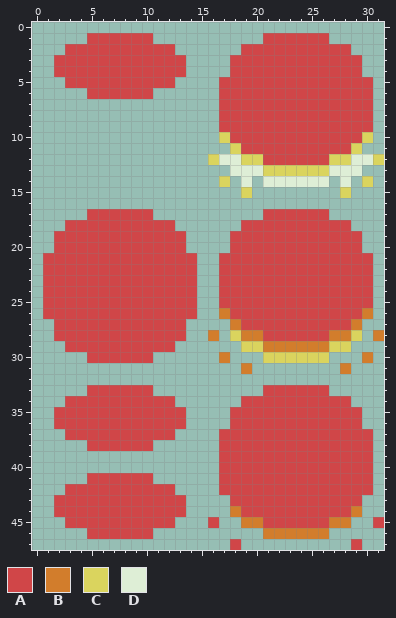
Two versions of one pixel-art sprite, img/chip_red_drop.png. This is how it looked before the edit.
The file is 128x192 pixels, drawn in blocks of 4x4; one block is one cell here.
Palette (. is transparent): A #d04648  B #d27d2c  C #dad45e  D #deeed6
Pixels before, first column x 1:
 1 ....AAAAAA..........AAAAAA.....
 2 ..AAAAAAAAAA......AAAAAAAAAA...
 3 .AAAAAAAAAAAA....AAAAAAAAAAAA..
 4 .AAAAAAAAAAAA....AAAAAAAAAAAA..
 5 ..AAAAAAAAAA....AAAAAAAAAAAAAA.
 6 ....AAAAAA......AAAAAAAAAAAAAA.
 7 ................AAAAAAAAAAAAAA.
 8 ................AAAAAAAAAAAAAA.
 9 ................AAAAAAAAAAAAAA.
10 ................CAAAAAAAAAAAAC.
11 .................CAAAAAAAAAAC..
12 ...............CDDCCAAAAAACCDDC
13 .................DDDCCCCCCDDD..
14 ................C.D.DDDDDD.D.C.
15 ..................C........C...
16 ...............................
17 ....AAAAAA..........AAAAAA.....
18 ..AAAAAAAAAA......AAAAAAAAAA...
19 .AAAAAAAAAAAA....AAAAAAAAAAAA..
20 .AAAAAAAAAAAA....AAAAAAAAAAAA..
21 AAAAAAAAAAAAAA..AAAAAAAAAAAAAA.
22 AAAAAAAAAAAAAA..AAAAAAAAAAAAAA.
23 AAAAAAAAAAAAAA..AAAAAAAAAAAAAA.
24 AAAAAAAAAAAAAA..AAAAAAAAAAAAAA.
25 AAAAAAAAAAAAAA..AAAAAAAAAAAAAA.
26 AAAAAAAAAAAAAA..BAAAAAAAAAAAAB.
27 .AAAAAAAAAAAA....BAAAAAAAAAAB..
28 .AAAAAAAAAAAA..B.CBBAAAAAABBC.B
29 ..AAAAAAAAAA......CCBBBBBBCC...
30 ....AAAAAA......B...CCCCCC...B.
31 ..................B........B...
32 ...............................
33 ....AAAAAA..........AAAAAA.....
34 ..AAAAAAAAAA......AAAAAAAAAA...
35 .AAAAAAAAAAAA....AAAAAAAAAAAA..
36 .AAAAAAAAAAAA....AAAAAAAAAAAA..
37 ..AAAAAAAAAA....AAAAAAAAAAAAAA.
38 ....AAAAAA......AAAAAAAAAAAAAA.
39 ................AAAAAAAAAAAAAA.
40 ................AAAAAAAAAAAAAA.
41 ....AAAAAA......AAAAAAAAAAAAAA.
42 ..AAAAAAAAAA....AAAAAAAAAAAAAA.
43 .AAAAAAAAAAAA....AAAAAAAAAAAA..
44 .AAAAAAAAAAAA....BAAAAAAAAAAB..
45 ..AAAAAAAAAA...A..BBAAAAAABB..A
46 ....AAAAAA..........BBBBBB.....
47 .................A..........A..
The same view after the edit:
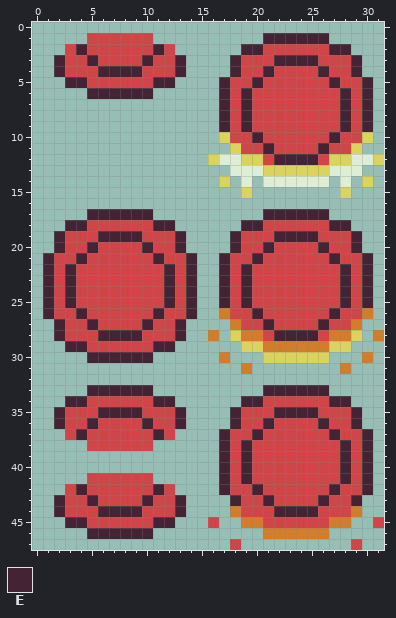
Colours new in this view: E #442434
The edit:
Colour A becomes colour E in row 1 at x 21 to 26; in row 2 at x 4, 11, 19 to 20 and 27 to 28; in row 3 at x 2, 5, 10, 13, 18, 22 to 25 and 29; in row 4 at x 2, 6 to 9, 13, 18, 21, 26 and 29; in row 5 at x 3 to 4, 11 to 12, 17, 20, 27 and 30; in row 6 at x 5 to 10, 17, 19, 28 and 30.
Colour A becomes colour E in rows 7 to 9 at x 17, 19, 28 and 30; in row 10 at x 20 and 27; in row 11 at x 21 and 26; in row 12 at x 22 to 25; in row 17 at x 5 to 10 and 21 to 26; in row 18 at x 3 to 4, 11 to 12, 19 to 20 and 27 to 28.
Colour A becomes colour E in row 19 at x 2, 6 to 9, 13, 18, 22 to 25 and 29; in row 20 at x 2, 5, 10, 13, 18, 21, 26 and 29; in row 21 at x 1, 4, 11, 14, 17, 20, 27 and 30; in rows 22 to 25 at x 1, 3, 12, 14, 17, 19, 28 and 30; in row 26 at x 1, 4, 11, 14, 20 and 27; in row 27 at x 2, 5, 10, 13, 21 and 26.
Colour A becomes colour E in row 28 at x 2, 6 to 9, 13 and 22 to 25; in row 29 at x 3 to 4 and 11 to 12; in row 30 at x 5 to 10; in row 33 at x 5 to 10 and 21 to 26; in row 34 at x 3 to 4, 11 to 12, 19 to 20 and 27 to 28; in row 35 at x 2, 6 to 9, 13, 18, 22 to 25 and 29.
Colour A becomes colour E in row 36 at x 2, 5, 10, 13, 18, 21, 26 and 29; in row 37 at x 4, 11, 17, 20, 27 and 30; in rows 38 to 41 at x 17, 19, 28 and 30; in row 42 at x 4, 11, 17, 20, 27 and 30; in row 43 at x 2, 5, 10, 13, 18, 21, 26 and 29; in row 44 at x 2, 6 to 9, 13 and 22 to 25.
Colour A becomes colour E in row 45 at x 3 to 4 and 11 to 12; in row 46 at x 5 to 10.
Changed places in both pictures, as pixel boxes (x1, y1, x2, y2):
changed: (43, 33, 373, 539)
